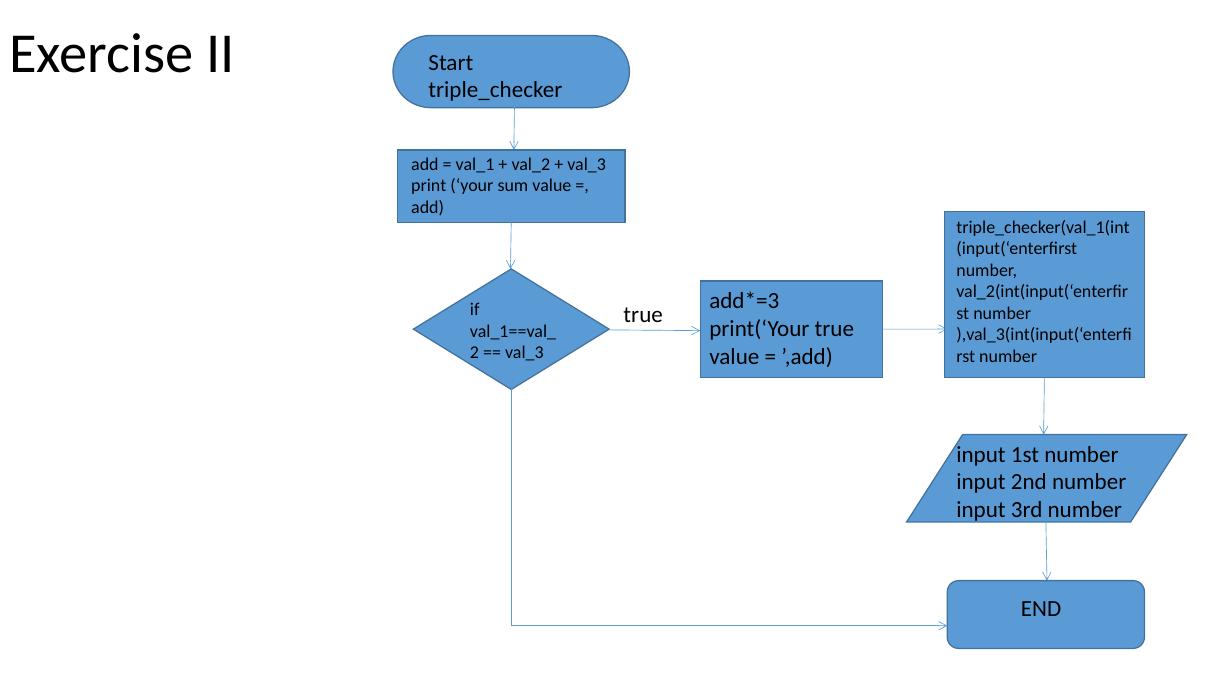
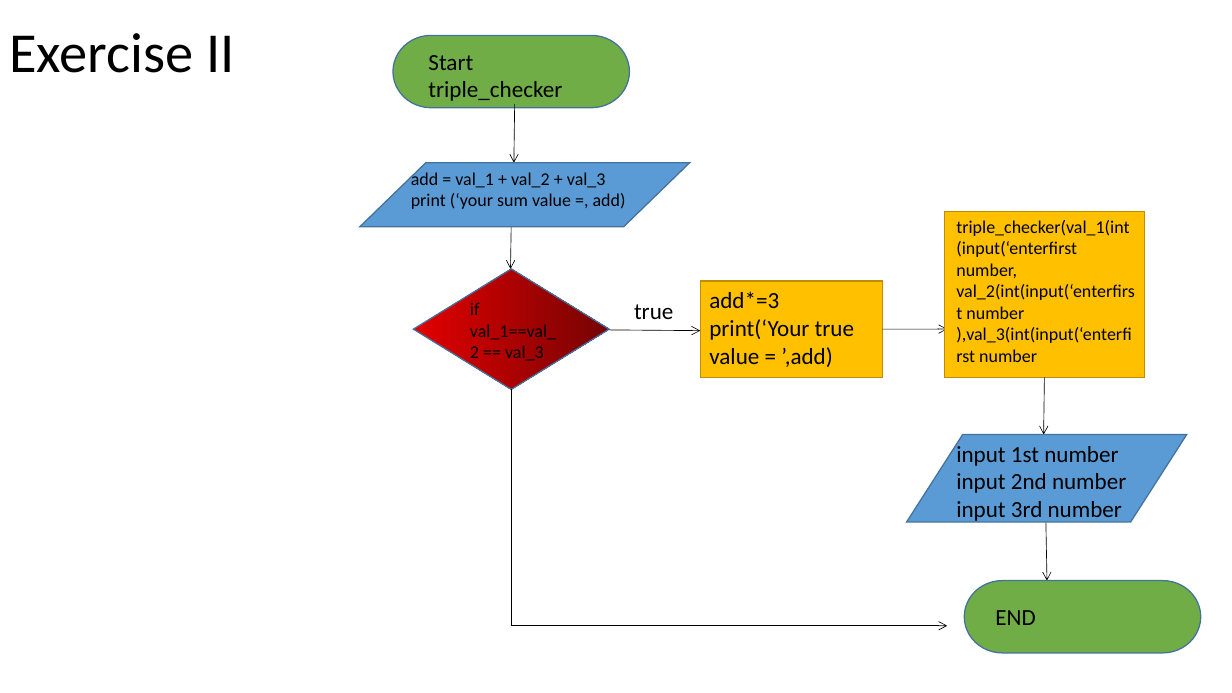
Before and after one commit to ehianeoigiagbepau/ehianeCSC102, a slide deck: slide 3 of flowchart for lab practice 1.pptx. Drawn at 1232x693 pixels with LibreOffice and Linux fonts; fonts in the diff are those of the drawing. Boxes give left, top, right and bottom in pixels: in the first picture for what was removed or moved away, otherwise in the second. Text is boxed around its words. In the diff, an @@ line names an element or a change of style, - is before the commit and + after.

```diff
--- a/flowchart for lab practice 1.pptx
+++ b/flowchart for lab practice 1.pptx
@@ pill shape at (x1=393, y1=35, x2=629, y2=107): fill #5B9BD5 to #70AD47 @@
@@ arrow moved from (515, 91) - (514, 150) to (515, 104) - (514, 163) @@
@@ arrow (515, 104) - (514, 163): stroke #5B9BD5 0.5 pt to #000000 0.5 pt @@
@@ flow chart input output added at (x1=360, y1=163, x2=690, y2=226), fill #5B9BD5, outline #43739E 1 pt @@
@@ rectangle removed at (x1=397, y1=150, x2=625, y2=222) @@
@@ text "add = val_1 + val_2 ..." rewrapped from (x1=411, y1=157, x2=606, y2=216) to (x1=411, y1=170, x2=626, y2=209) @@
@@ arrow (511, 223) - (511, 269): stroke #5B9BD5 0.5 pt to #000000 0.5 pt @@
@@ rectangle at (x1=945, y1=212, x2=1145, y2=377): fill #5B9BD5 to #FFC000; outline #43739E 1 pt to #BD8E00 1 pt @@
@@ diamond at (x1=413, y1=269, x2=609, y2=389): fill #5B9BD5 to gradient #E30000 to #760303 @@
@@ text "true" moved from (x1=623, y1=307, x2=662, y2=322) to (x1=634, y1=304, x2=673, y2=319) @@
@@ rectangle at (x1=701, y1=281, x2=883, y2=377): fill #5B9BD5 to #FFC000; outline #43739E 1 pt to #BD8E00 1 pt @@
@@ arrow (883, 329) - (947, 329): stroke #5B9BD5 0.5 pt to #000000 0.5 pt @@
@@ arrow (609, 330) - (701, 331): stroke #5B9BD5 0.5 pt to #000000 0.5 pt @@
@@ elbow arrow (511, 389) - (947, 626): stroke #5B9BD5 0.5 pt to #000000 0.5 pt @@
@@ arrow (1044, 377) - (1044, 434): stroke #5B9BD5 0.5 pt to #000000 0.5 pt @@
@@ arrow (1046, 522) - (1047, 580): stroke #5B9BD5 0.5 pt to #000000 0.5 pt @@
@@ rounded rectangle removed at (x1=947, y1=580, x2=1144, y2=648) @@
@@ pill shape added at (x1=965, y1=580, x2=1202, y2=653), fill #70AD47, outline #43739E 1 pt @@
@@ text "END" moved from (x1=1021, y1=601, x2=1061, y2=616) to (x1=995, y1=610, x2=1035, y2=625) @@
```
Also in this commit, not shown: 4 other slides changed, 1 other file.
